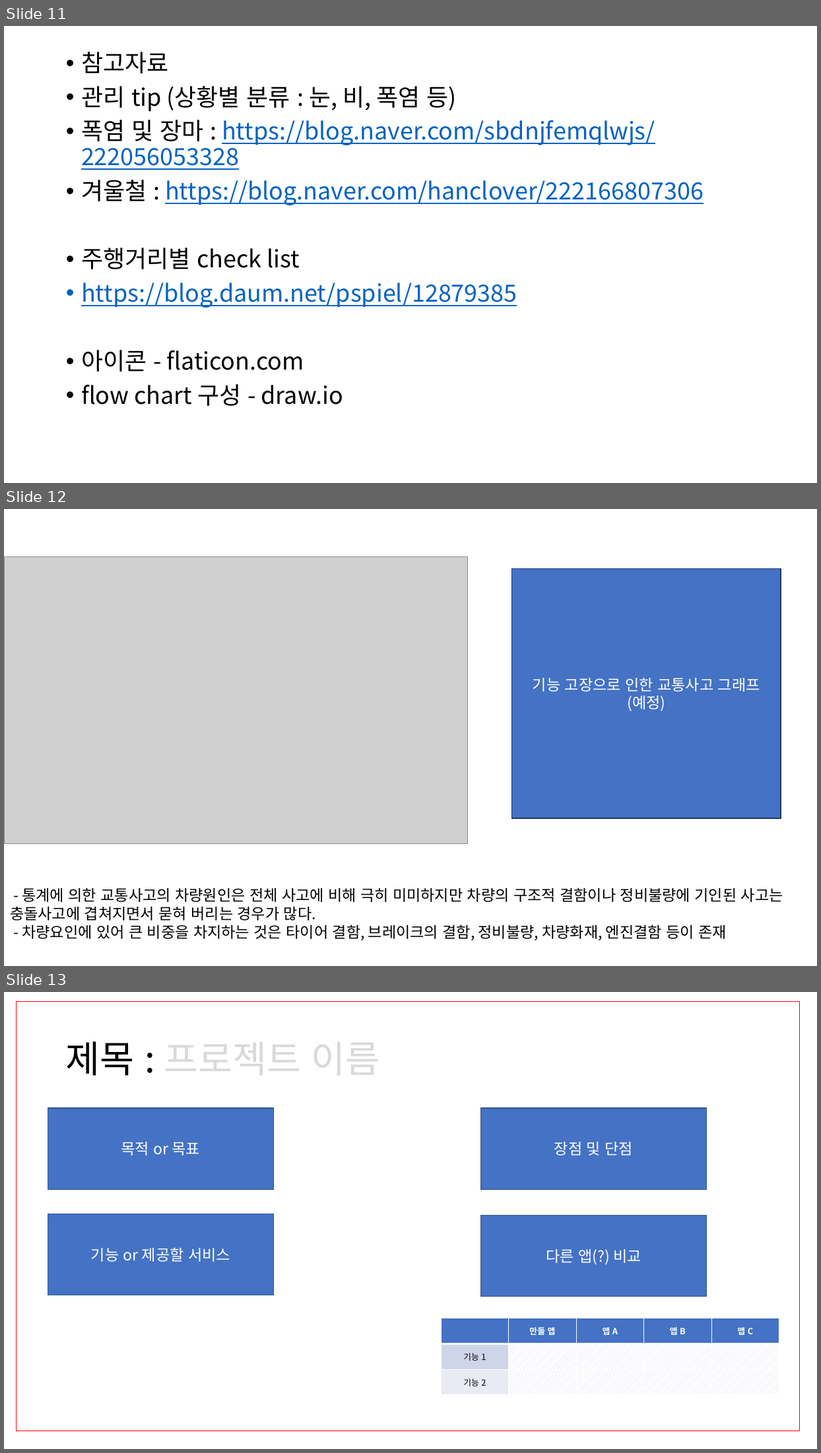
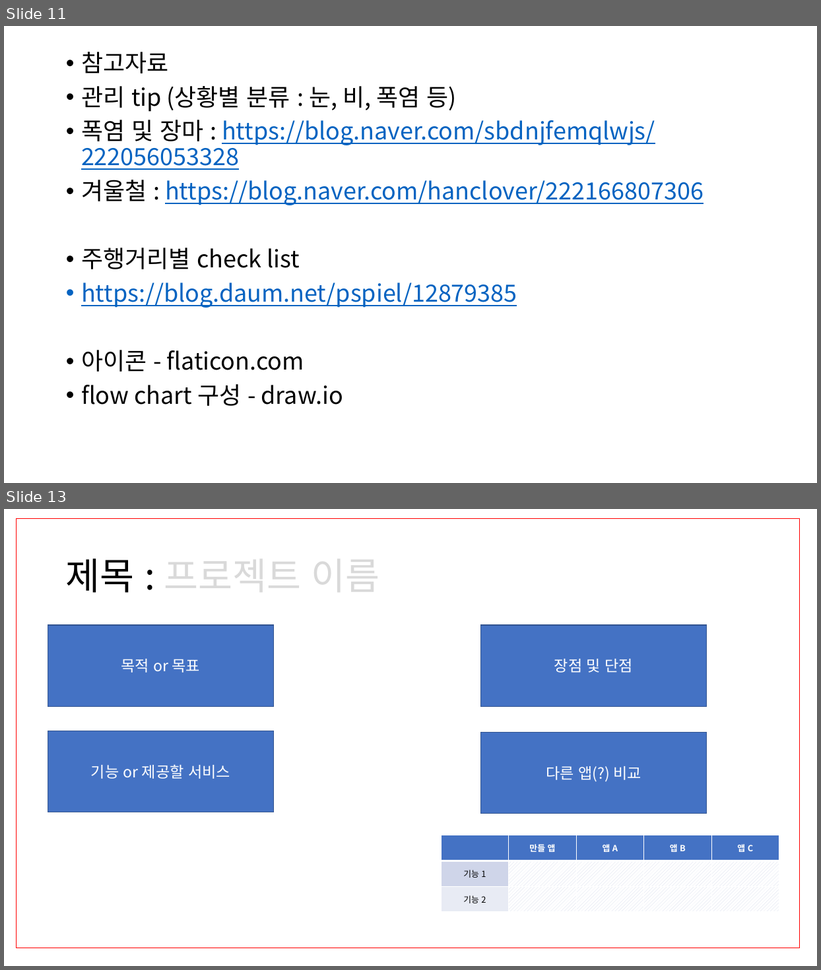
Before and after one commit to ChaeSung-Lee/DJ_InternShip, a slide deck: 2021_Summer/jp.hong/Project_BnC_jph.pptx. Shown one above the other, each under a label of ours: slides 11, 12 and 13 before the commit, slides 11 and 13 after it; the slides between them are not shown. The pictures are 821x1453 and 821x970 pixels, drawn with LibreOffice and Linux fonts; fonts in the diff are those of the drawing; grey boxes stand for pictures. Boxes give left, top, right and bottom in pixels: in the first picture for what was removed or moved away, otherwise in the second. Text is boxed around its words. In the diff, an @@ line names an element or a change of style, - is before the commit and + after.

```diff
--- a/2021_Summer/jp.hong/Project_BnC_jph.pptx
+++ b/2021_Summer/jp.hong/Project_BnC_jph.pptx
@@ slide 12 removed at [4,509,817,966], background #FFFFFF @@
@@ picture removed at [4,557,467,844] @@
@@ rectangle removed at [512,569,781,819] @@
-기능 고장으로 인한 교통사고 그래프
-(예정)
@@ text removed at [10,888,783,941] @@
-- 통계에 의한 교통사고의 차량원인은 전체 사고에 비해 극히 미미하지만 차량의 구조적 결함이나 정비불량에 기인된 사고는 충돌사고에 겹쳐지면서 묻혀 버리는 경우가 많다.
-- 차량요인에 있어 큰 비중을 차지하는 것은 타이어 결함, 브레이크의 결함, 정비불량, 차량화재, 엔진결함 등이 존재
```
Also in this commit, not shown: 7 slides changed, 5 slides added, 1 other slide removed.
